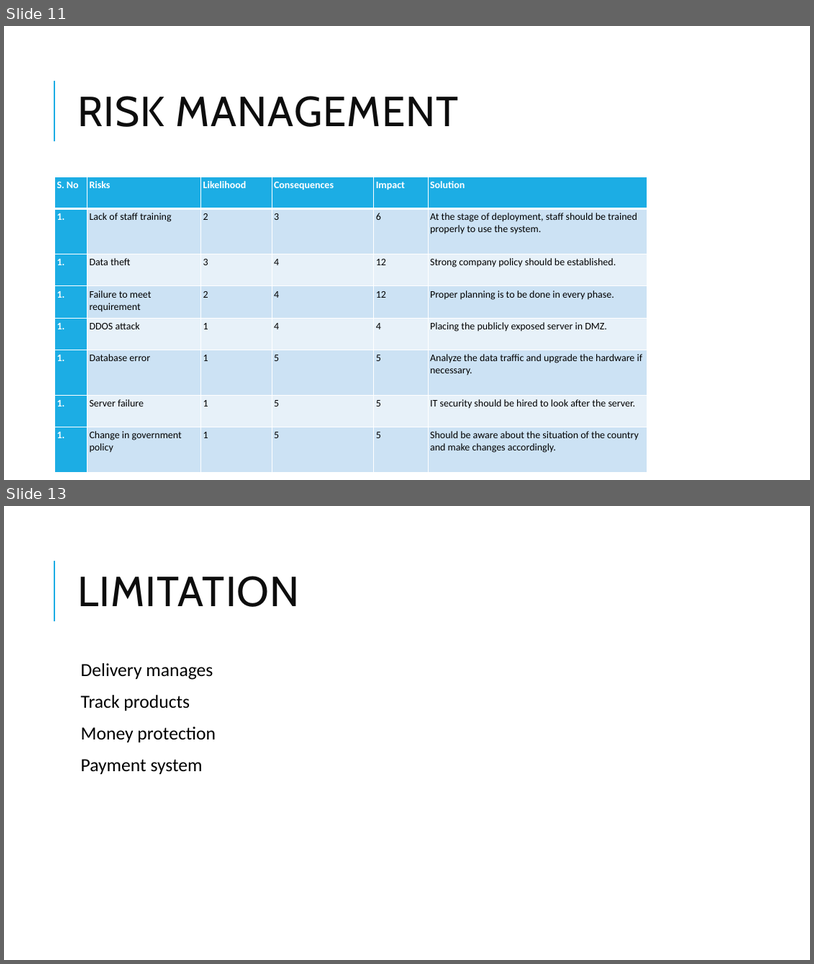
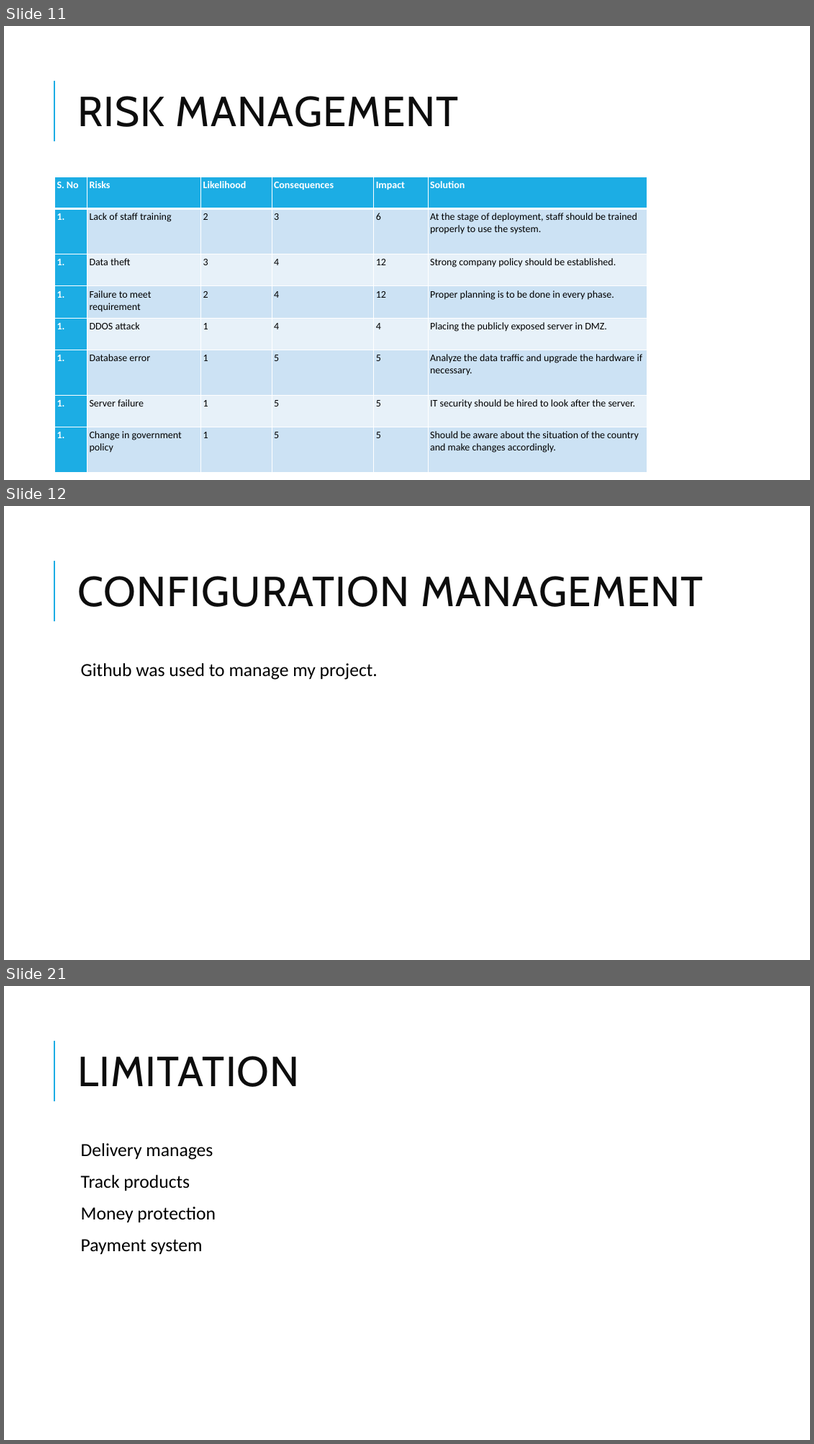
Before and after one commit to admondtamang/e-commerce-cp, a slide deck: E-commerce site.pptx. Shown one above the other, each under a label of ours: slides 11 and 13 before the commit, slides 11, 12 and 21 after it; the slides between them are not shown. The pictures are 814x964 and 814x1444 pixels, drawn with LibreOffice and Linux fonts; fonts in the diff are those of the drawing. Boxes give left, top, right and bottom in pixels: in the first picture for what was removed or moved away, otherwise in the second. Text is boxed around its words. In the diff, an @@ line names an element or a change of style, - is before the commit and + after.

```diff
--- a/E-commerce site.pptx
+++ b/E-commerce site.pptx
@@ slide 12 added at bbox=[4, 506, 810, 960], background #FFFFFF; not listed: 1 template element that a slide beside it also shows @@
@@ title added at bbox=[77, 576, 704, 607], 50 pt, text #0D0D0D @@
+CONFIGURATION MANAGEMENT
@@ text added at bbox=[81, 663, 378, 680], 22 pt, text #000000 @@
+  Github was used to manage my project.
@@ what was slide 13 is now slide 21 @@
```
Also in this commit, not shown: 3 slides changed, 9 other slides added, 1 slide removed, 15 other files.
